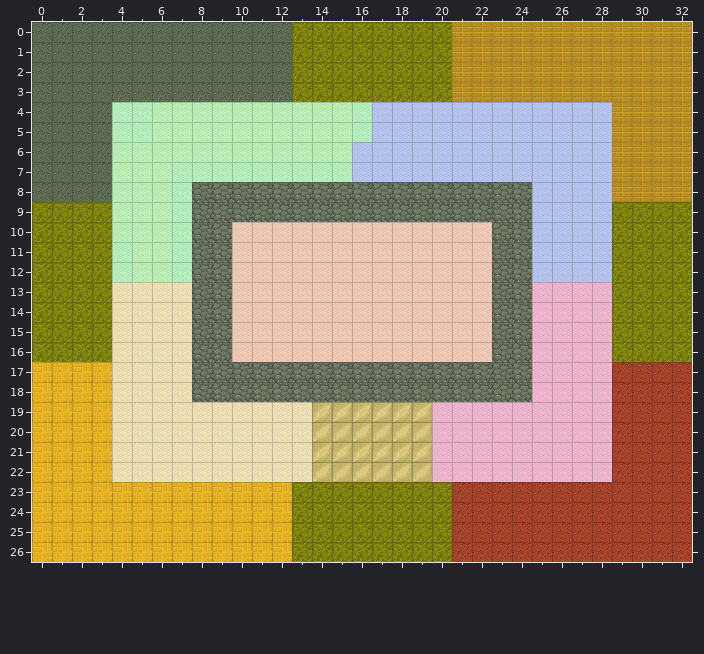
Tiled map (JSON) -- virtual_phamos.tmj. Above, as it was before the edit.
Cells are 32x32 px. Shown: x 0..32, y 0..26.
The result:
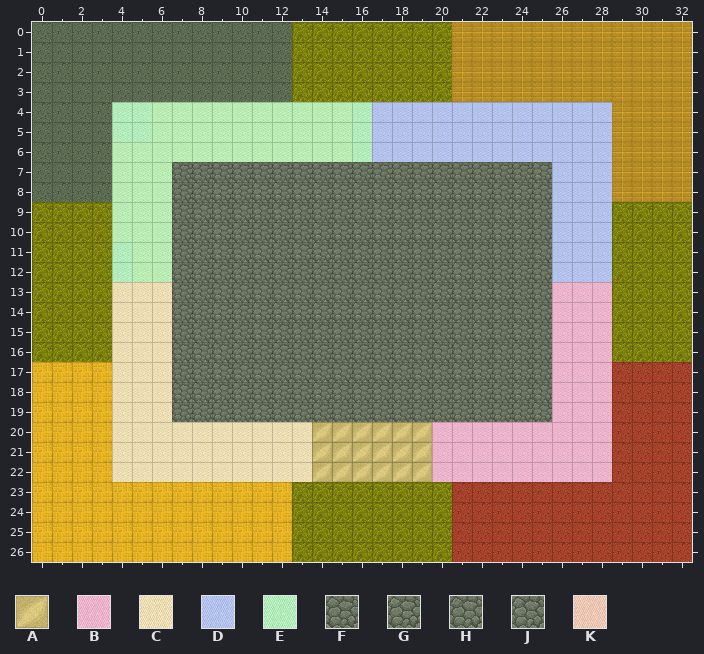
Key: from "Chunk 1": A 7, B 10, C 13, D 16, E 17, F 22, G 23, H 24, J 25, K 33.
_ is an empty cell.
Changes in this commit:
Layer "office-layout/spawn":
The edit erases tile A in row 19 at x 14 to 19.
Layer "office-layout/room4":
The edit erases tile B in rows 13 to 18 at x 25; in row 19 at x 20 to 25.
Layer "office-layout/room3":
The edit erases tile C in rows 13 to 18 at x 7; in row 19 at x 7 to 13.
Layer "office-layout/room2":
The edit erases tile D in row 7 at x 17 to 25; in rows 8 to 12 at x 25.
Layer "office-layout/room1":
Tile D gives way to tile E in row 6 at x 16.
The edit erases tile D in row 7 at x 16.
The edit erases tile E in row 7 at x 7 to 15; in rows 8 to 12 at x 7.
Layer "office-layout/main-corridor":
The edit adds tile F in row 7 at x 7 to 24; in rows 8 to 9 at x 7 and 25; in row 10 at x 7, 10 to 13 and 25; in row 11 at x 7 and 12; in row 12 at x 7, 10 to 20 and 25; in row 13 at x 7, 19 and 25.
The edit adds tile F in row 14 at x 7, 10 and 25; in row 15 at x 7, 10, 19 to 21 and 25; in row 16 at x 10 to 18 and 25; in row 17 at x 7 and 25; in row 19 at x 7 to 10 and 12 to 24.
The edit adds tile G in row 7 at x 25; in row 10 at x 14 to 22; in row 11 at x 13 to 14; in row 12 at x 21; in row 13 at x 20 to 22; in row 14 at x 11 to 19.
The edit adds tile G in row 15 at x 11 and 22; in row 19 at x 11 and 25.
The edit adds tile H in row 11 at x 10 to 11 and 25; in row 13 at x 10 to 18; in row 16 at x 7 and 19 to 21; in row 18 at x 7 and 25.
The edit adds tile J in row 11 at x 15 to 22; in row 12 at x 22; in row 14 at x 20 to 22; in row 15 at x 12 to 18; in row 16 at x 22.
Layer "office-layout/jitsirooms":
The edit erases tile K in rows 10 to 16 at x 10 to 22.
